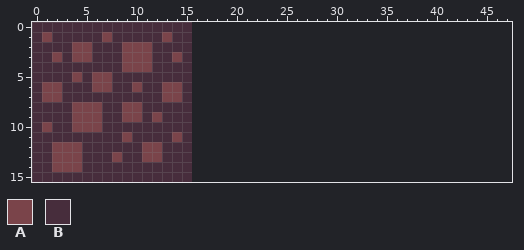
Two versions of one pixel-art file, art-source/tilemap/ground-tile.aseprite. Above, as it was before the edit.
16x16 pixels, 1 frame. The old version is drawn lined up with the new one, on the new canvas.
Palette (. is transparent): A #7a444a  B #472d3c
Pixels before, first column x 0:
 0 BBBBBBBBBBBBBBBB
 1 BABBBBBABBBBBABB
 2 BBBBAABBBAAABBBB
 3 BBABAABBBAAABBAB
 4 BBBBBBBBBAAABBBB
 5 BBBBABAABBBBBBBB
 6 BAABBBAABBABBAAB
 7 BAABBBBBBBBBBAAB
 8 BBBBAAABBAABBBBB
 9 BBBBAAABBAABABBB
10 BABBAAABBBBBBBBB
11 BBBBBBBBBABBBBAB
12 BBAAABBBBBBAABBB
13 BBAAABBBABBAABBB
14 BBAAABBBBBBBBBBB
15 BBBBBBBBBBBBBBBB
The same view after the edit:
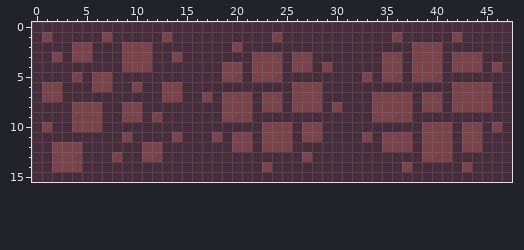
The author wrote: Add world generator ground+water
The edit:
canvas 16x16 -> 48x16
Changed rows in their new state; - is an unchanged pixel.
first column x 16:
 0 BBBBBBBBBBBBBBBBBBBBBBBBBBBBBBBB
 1 BBBBBBBBABBBBBBBBBBBABBBBBABBBBB
 2 BBBBABBBBBBBBBBBBBBBBBAAABBBBBBB
 3 BBBBBBAAABAABBBBBBBAABAAABAAABBB
 4 BBBAABAAABAABABBBBBAABAAABAAABAB
 5 BBBAABAAABBBBBBBBABAABAAABBBBBBB
 6 BBBBBBBBBBAAABBBBBBBBBBBBBAAAABB
 7 BABAAABAABAAABBBBBAAAABAABAAAABB
 8 BBBAAABAABAAABABBBAAAABAABAAAABB
 9 BBBAAABBBBBBBBBBBBAAAABBBBBBBBBB
10 BBBBBBBAAABAABBBBBBBBBBAAABAABAB
11 BBABAABAAABAABBBBABAAABAAABAABBB
12 BBBBAABAAABBBBBBBBBAAABAAABAABBB
13 BBBBBBBBBBBABBBBBBBBBBBAAABBBBBB
14 BBBBBBBABBBBBBBBBBBBBABBBBBABBBB
15 BBBBBBBBBBBBBBBBBBBBBBBBBBBBBBBB
